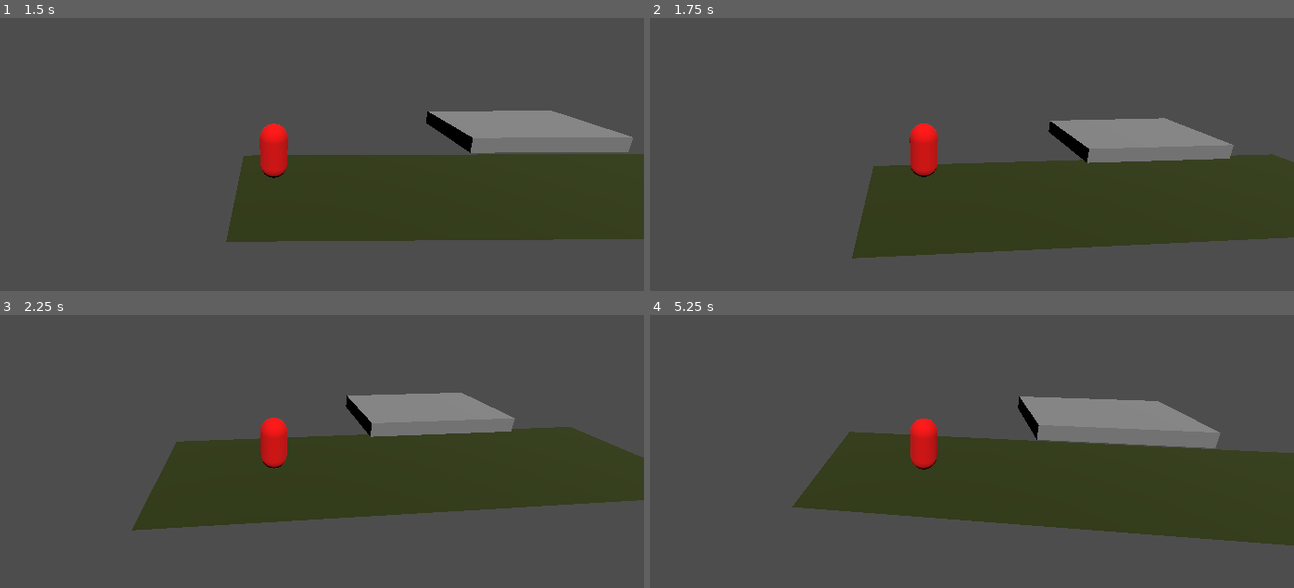
Above: before the commit, frames 1-4 (two rows, left to right).
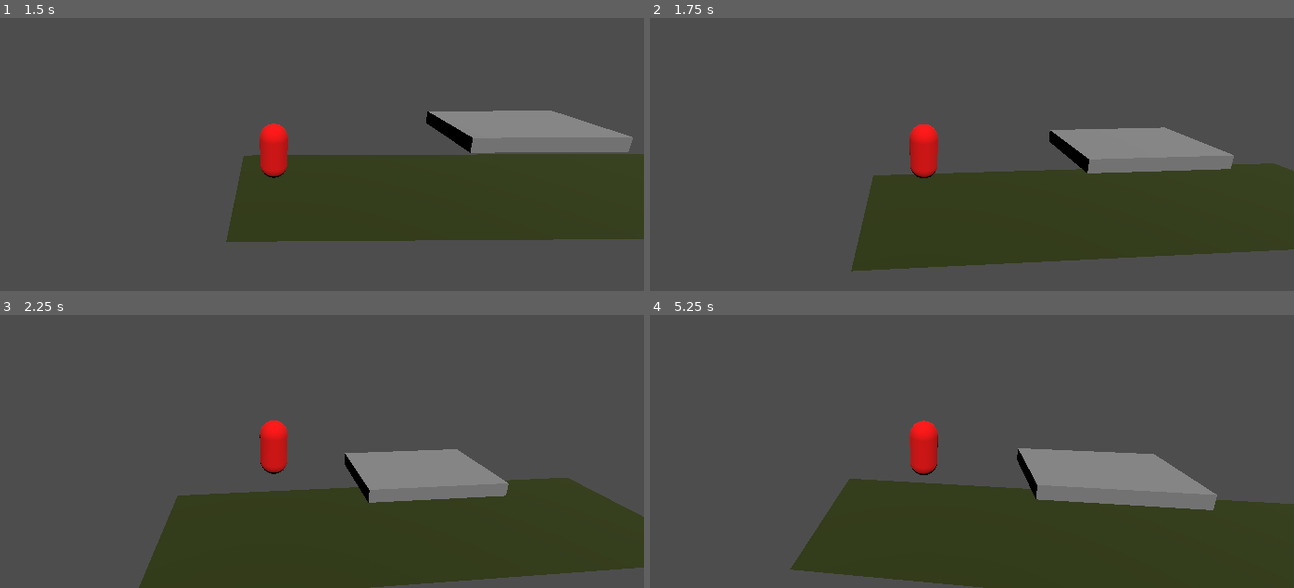
Above: after the commit, the same moments.

Repository: mswieboda/ld-58-practice
Game: Godot game, scene res://scenes/main_menu.tscn
Same seed, same stepped clock (60 frames per second), same inputs: the game is played once before the commit and once after it.
Inputs:
- Up to frame 1 (1.5 s): click "start" at 0.5 s; hold D (move_right) from 1.28 s (still down); tap Space (jump) at 1.35 s
- Up to frame 2 (1.75 s): keep holding D (move_right); tap Space (jump) at 1.52 s
- Up to frame 3 (2.25 s): tap Space (jump) at 1.82, 2.1 s; release D (move_right) at 2.03 s; hold S (move_down) from 2.03 s (still down)
- Up to frame 4 (5.25 s): tap Space (jump) at 2.27, 2.57, 2.85, 3.6, 3.77, 4.07, 4.35, 4.52, 4.82, 5.1 s; release S (move_down) at 2.78 s; hold D (move_right) 2.78-3.53 s; hold W (move_up) 3.53-4.28 s; hold A (move_left) from 4.28 s (still down)

Frame 1 is identical in both runs. In frame 2, 6.8% of the frame differs, in the area x 31-100%, y 36-93%; in frame 3, 38%, in the area x 20-100%, y 28-100%; in frame 4, 34%.

Commit message:
tweaks jumps, max of 3, configurable

Diff:
--- a/objs/player/player.gd
+++ b/objs/player/player.gd
@@ -6,17 +6,27 @@
 @export var acceleration: float = 10.0
 @export var friction: float = 15.0
 
+# Jump variables
+@export var jumps_max: int = 3
+var jumps: int = 3
+
 # Get the gravity from the project settings
 var gravity: float = ProjectSettings.get_setting("physics/3d/default_gravity")
 
 func _physics_process(delta: float) -> void:
     # Add gravity
-    if not is_on_floor():
+    if is_on_floor():
+        # resets jumps
+        jumps = jumps_max
+    else:
+        prints(">>> NOT is_on_floor")
         velocity.y -= gravity * delta
 
     # Handle jump
-    if Input.is_action_just_pressed("jump") and is_on_floor():
+    # TODO: add a delay/queue up jumps so they can't rapidly press jump button and waste it
+    if Input.is_action_just_pressed("jump") and jumps > 0:
         velocity.y = jump_velocity
+        jumps -= 1
 
     # Get input direction
     var input_dir := Input.get_vector("move_left", "move_right", "move_up", "move_down")
